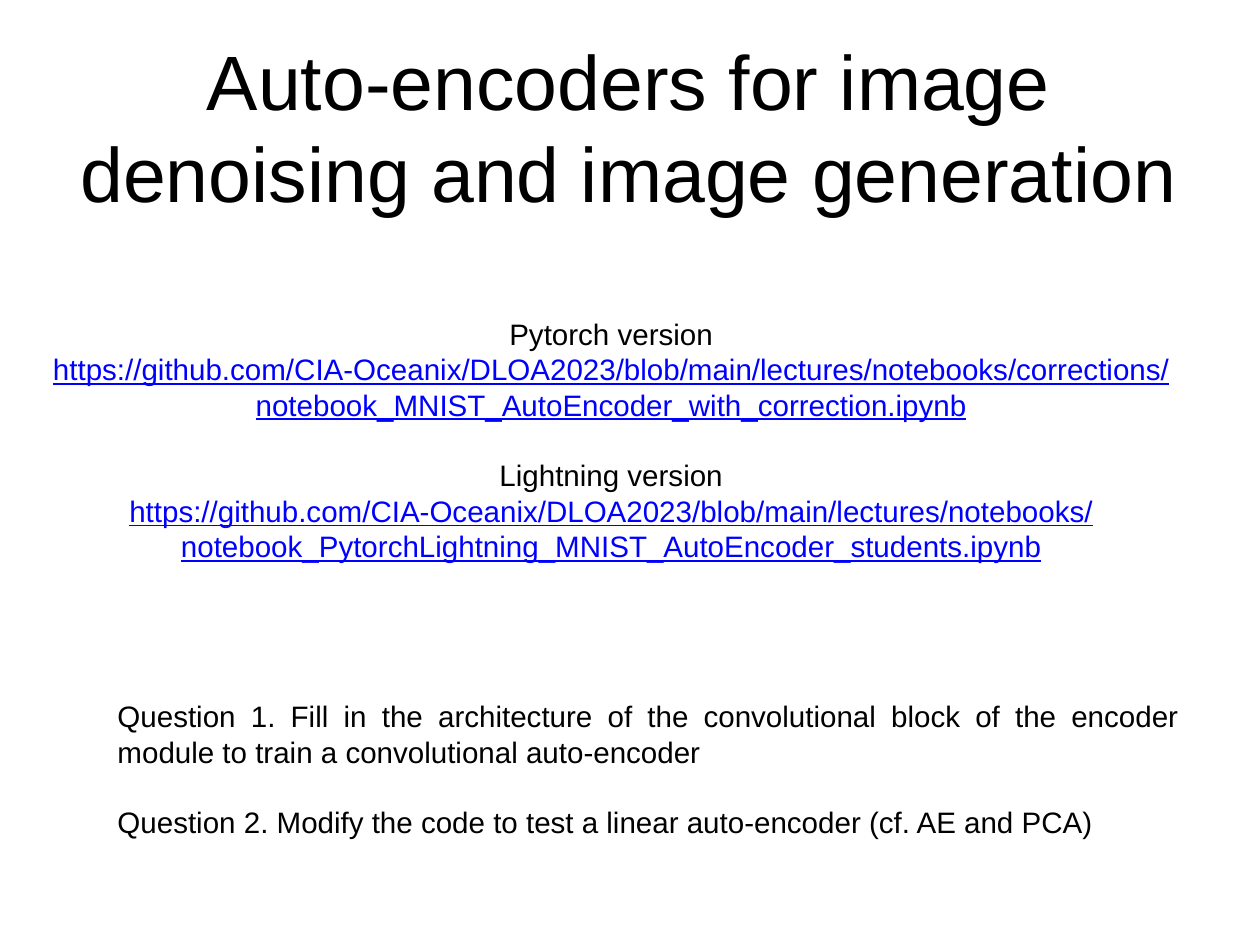
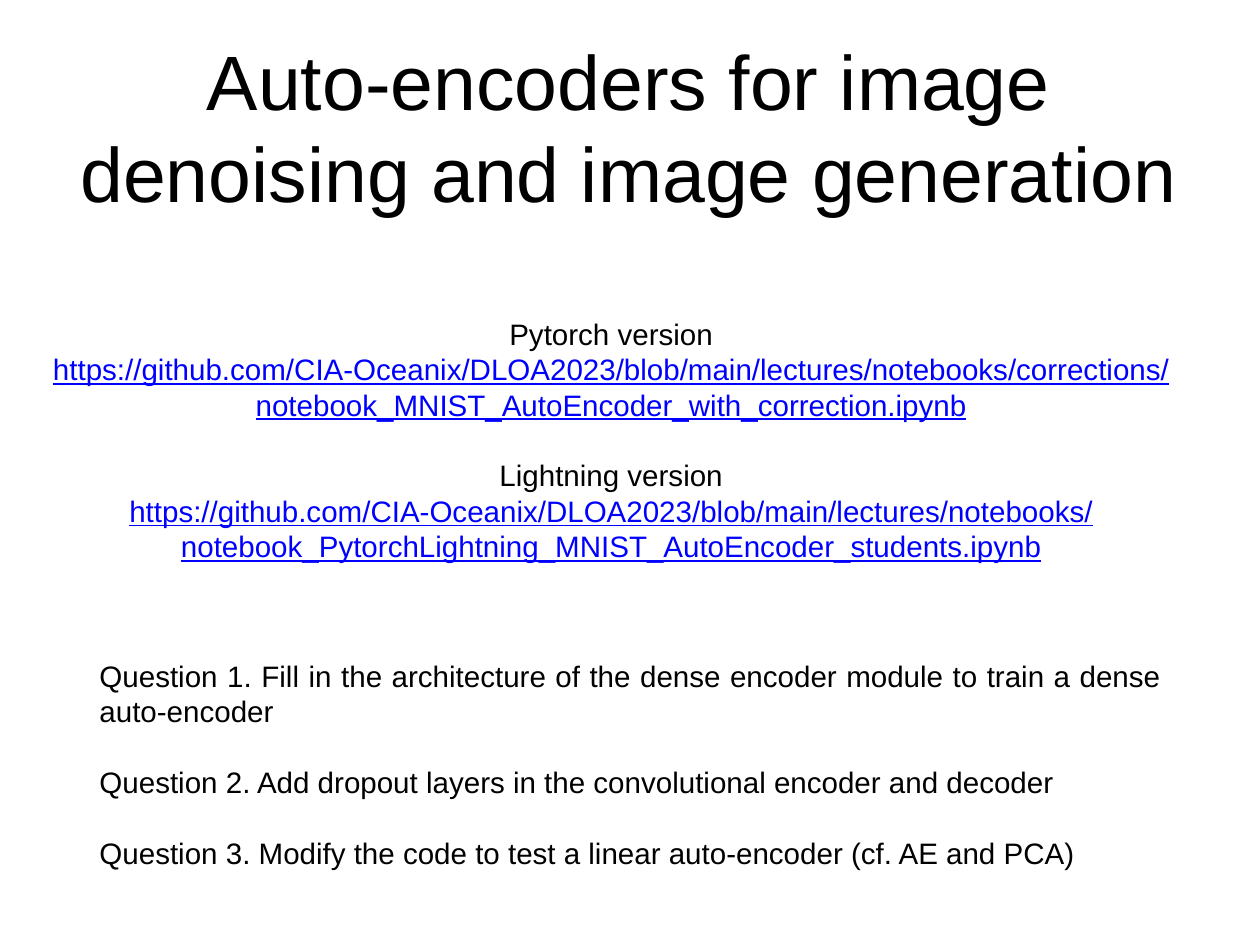
Before and after one commit to CIA-Oceanix/DLOA2023, a slide deck: slide 11 of lectures/course_DLMOA_session-3.pptx. Drawn at 1260x945 pixels with LibreOffice and Linux fonts; fonts in the diff are those of the drawing. Boxes give left, top, right and bottom in pixels: in the first picture for what was removed or moved away, otherwise in the second. Text is boxed around its words. In the diff, an @@ line names an element or a change of style, - is before the commit and + after.

```diff
--- a/lectures/course_DLMOA_session-3.pptx
+++ b/lectures/course_DLMOA_session-3.pptx
@@ text at (x1=99, y1=665, x2=1160, y2=870): text changed @@
-Question 1. Fill in the architecture of the convolutional block of the encoder module to train a convolutional auto-encoder
-Question 2. Modify the code to test a linear auto-encoder (cf. AE and PCA)
+Question 1. Fill in the architecture of the dense encoder module to train a dense auto-encoder
+Question 2. Add dropout layers in the convolutional encoder and decoder
+Question 3. Modify the code to test a linear auto-encoder (cf. AE and PCA)
```
Also in this commit, not shown: 1 other file.
